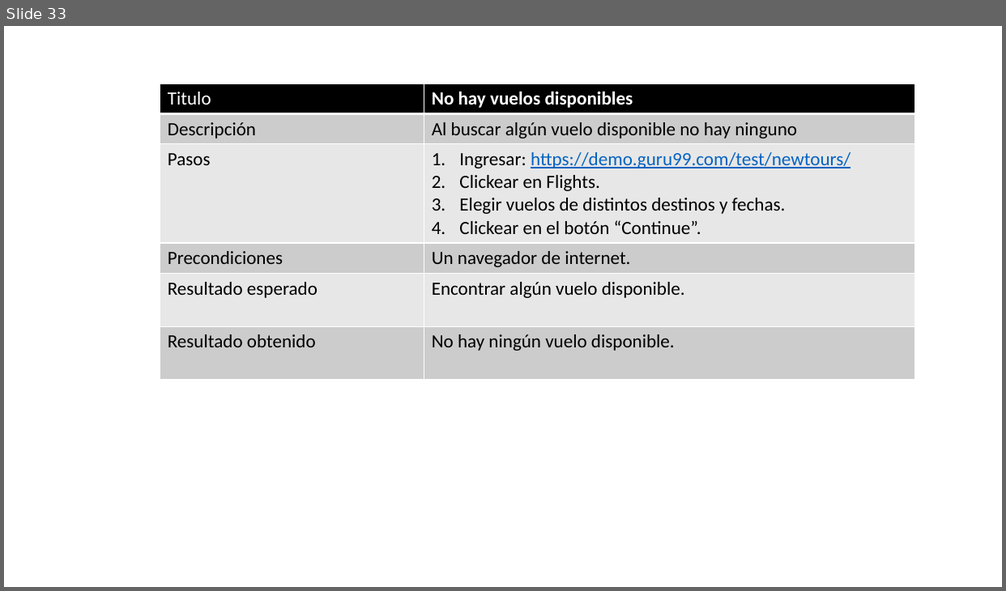
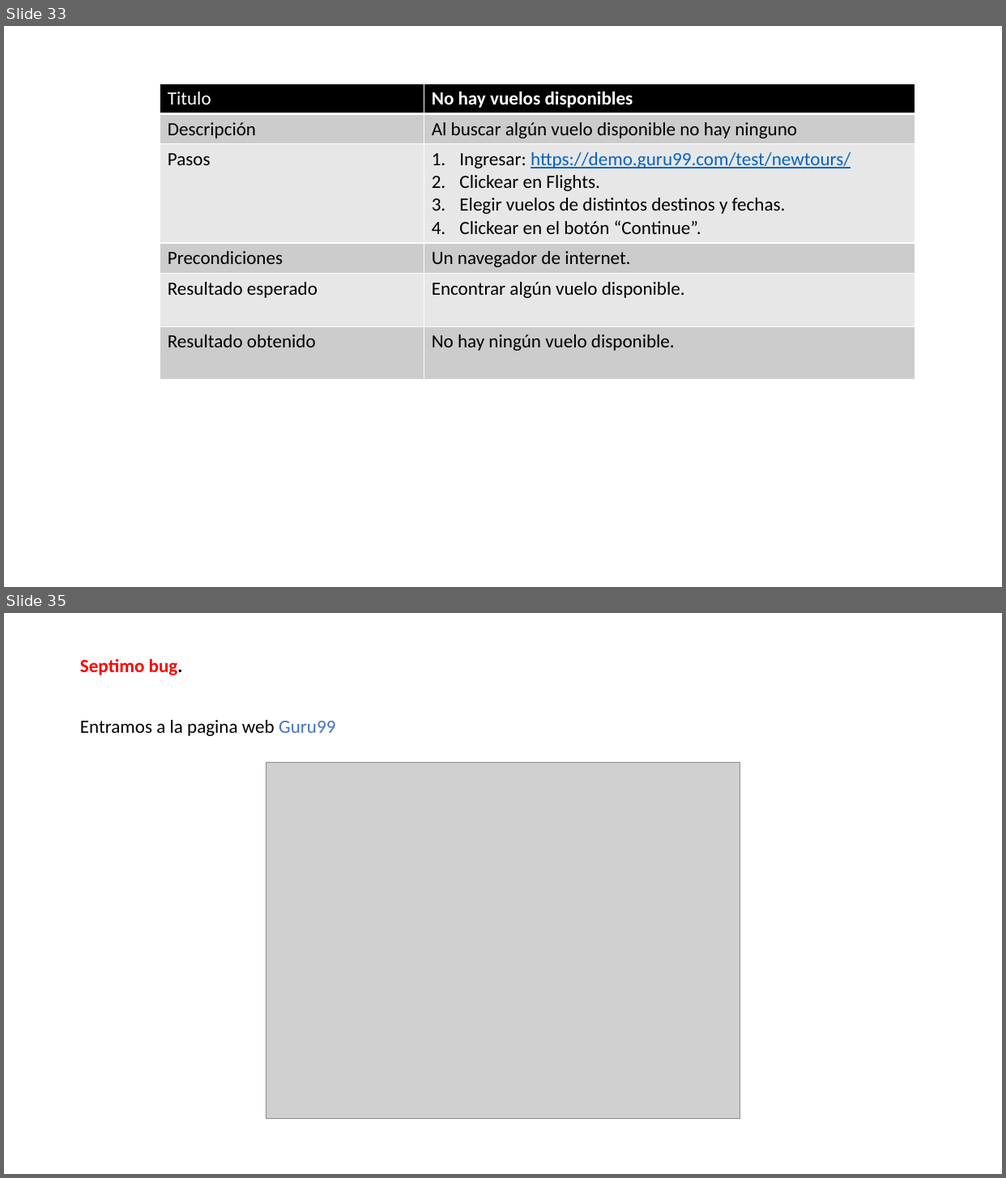
Before and after one commit to Tusuegra510/reporte-de-errores-informatorio, a slide deck: alumnos/gabriel_gonzalez/errores_guru.pptx. Shown one above the other, each under a label of ours: slide 33 before the commit, slides 33 and 35 after it; the slides between them are not shown. The pictures are 1006x591 and 1006x1178 pixels, drawn with LibreOffice and Linux fonts; fonts in the diff are those of the drawing; grey boxes stand for pictures. Boxes give left, top, right and bottom in pixels: in the first picture for what was removed or moved away, otherwise in the second. Text is boxed around its words. In the diff, an @@ line names an element or a change of style, - is before the commit and + after.

```diff
--- a/alumnos/gabriel_gonzalez/errores_guru.pptx
+++ b/alumnos/gabriel_gonzalez/errores_guru.pptx
@@ slide 35 added at (x1=4, y1=613, x2=1002, y2=1174), background #FFFFFF @@
@@ title added at (x1=80, y1=658, x2=335, y2=736), 18 pt, text #000000 @@
+Septimo bug.
+Entramos a la pagina web Guru99
@@ picture added at (x1=266, y1=763, x2=740, y2=1119) @@
```
Also in this commit, not shown: 3 other slides added, 1 slide removed.
